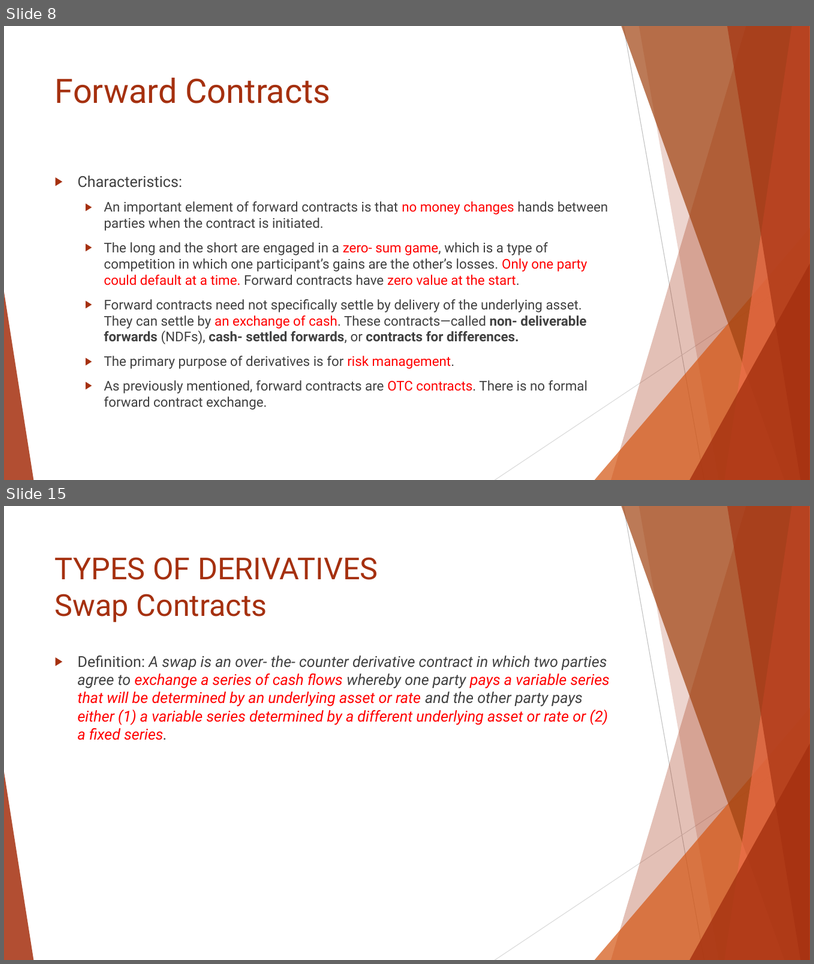
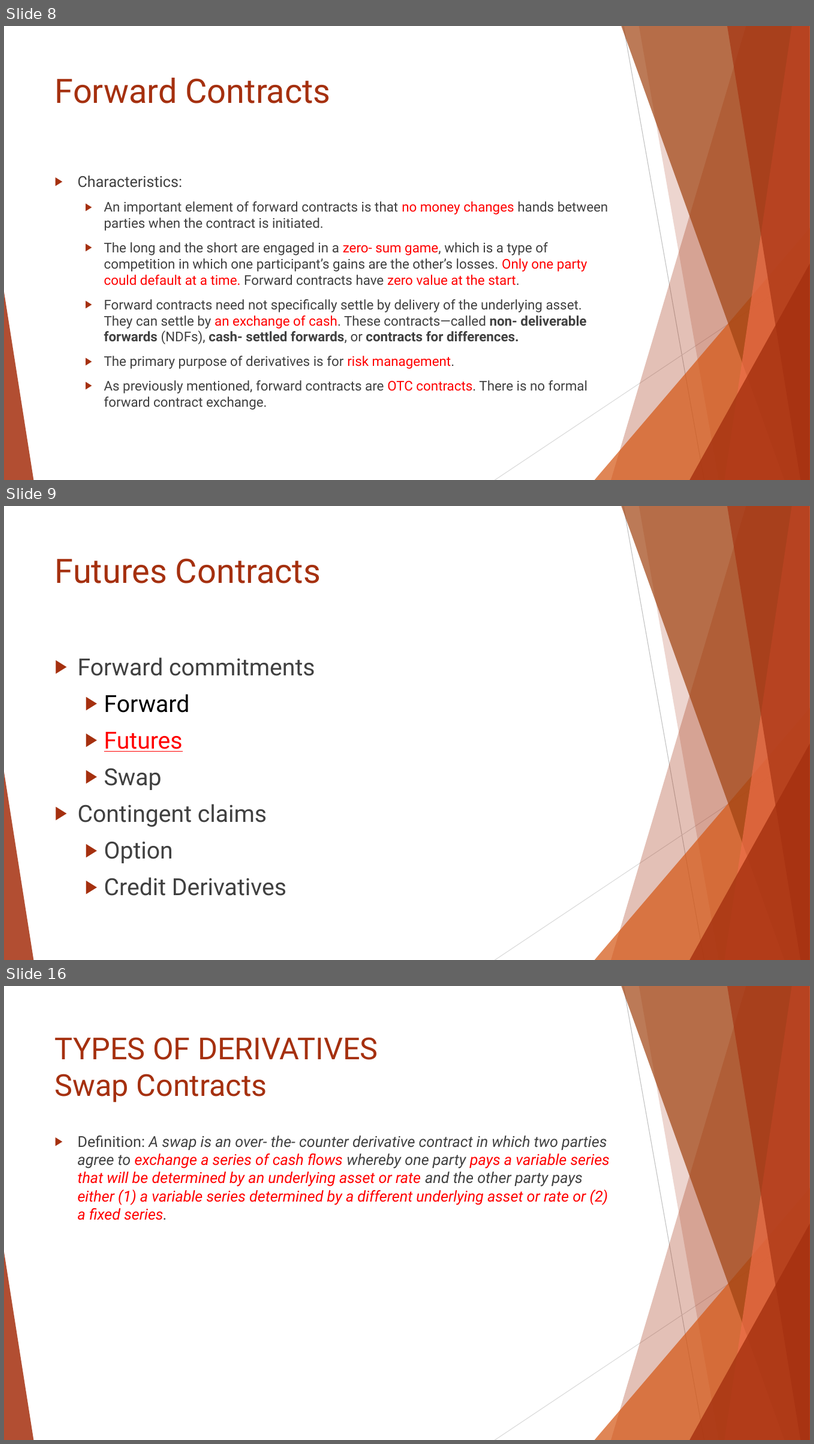
Before and after one commit to Isco0530/data, a slide deck: Reading 45.pptx. Shown one above the other, each under a label of ours: slides 8 and 15 before the commit, slides 8, 9 and 16 after it; the slides between them are not shown. The pictures are 814x964 and 814x1444 pixels, drawn with LibreOffice and Linux fonts; fonts in the diff are those of the drawing. Boxes give left, top, right and bottom in pixels: in the first picture for what was removed or moved away, otherwise in the second. Text is boxed around its words. In the diff, an @@ line names an element or a change of style, - is before the commit and + after.

```diff
--- a/Reading 45.pptx
+++ b/Reading 45.pptx
@@ slide 9 added at [4, 506, 810, 960], background #FFFFFF; not listed: 10 template elements that a slide beside it also shows @@
@@ title added at [55, 558, 321, 583], 40 pt, text #A5300F @@
+Futures Contracts
@@ text added at [78, 657, 315, 895], 28 pt, text #404040 @@
+▶ Forward commitments
+  ▶ Forward
+  ▶ Futures
+  ▶ Swap
+▶ Contingent claims
+  ▶ Option
+  ▶ Credit Derivatives
@@ what was slide 15 is now slide 16 @@
```
Also in this commit, not shown: 6 slides changed.
